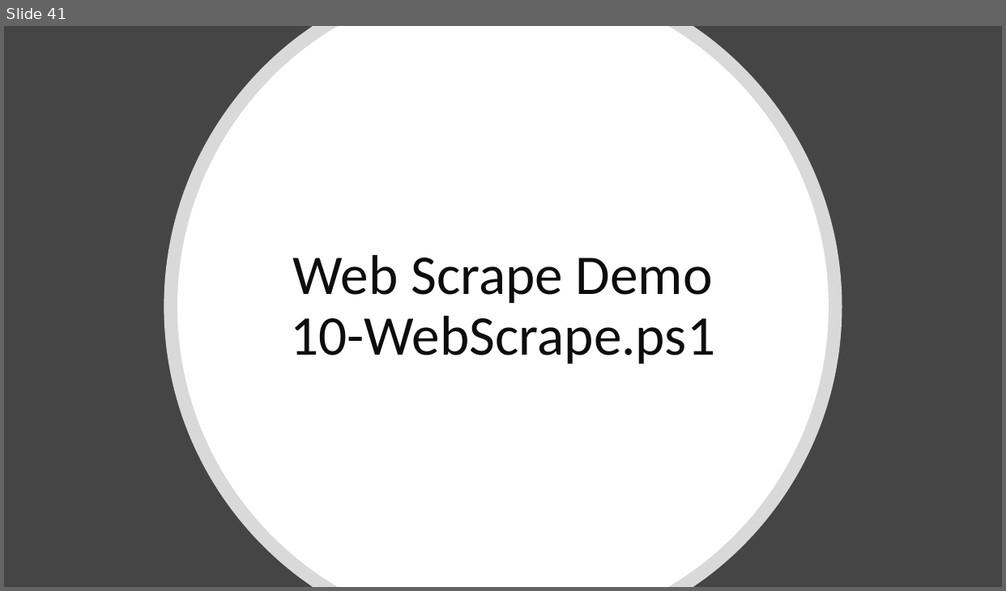
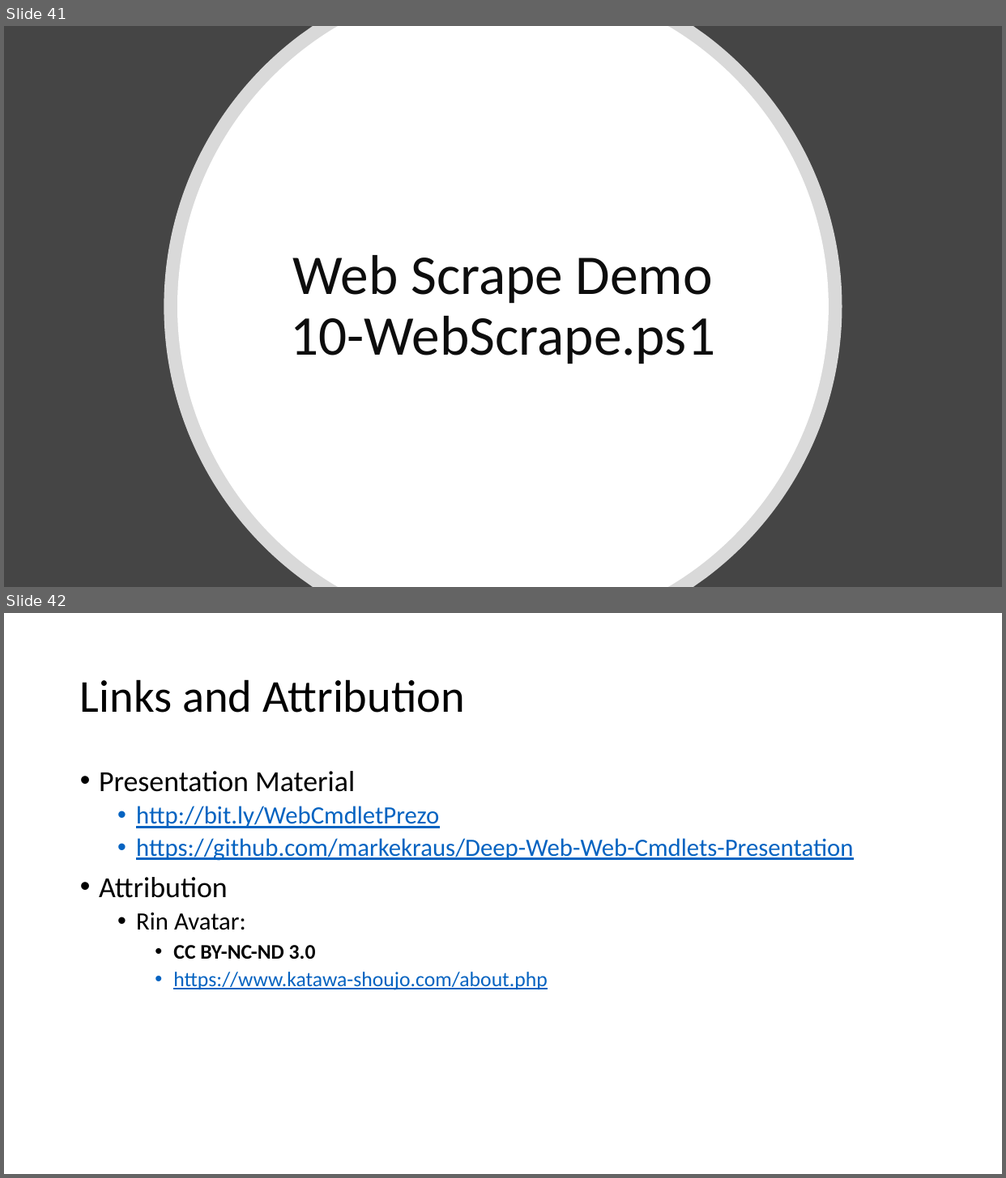
Before and after one commit to markekraus/Deep-Web-Web-Cmdlets-Presentation, a slide deck: Deep Web - Web Cmdlets Deep Dive.pptx. Shown one above the other, each under a label of ours: slide 41 before the commit, slides 41 and 42 after it. The pictures are 1006x591 and 1006x1178 pixels, drawn with LibreOffice and Linux fonts; fonts in the diff are those of the drawing; background and template pictures are left out. Boxes give left, top, right and bottom in pixels: in the first picture for what was removed or moved away, otherwise in the second. Text is boxed around its words. In the diff, an @@ line names an element or a change of style, - is before the commit and + after.

```diff
--- a/Deep Web - Web Cmdlets Deep Dive.pptx
+++ b/Deep Web - Web Cmdlets Deep Dive.pptx
@@ slide 42 added at [4, 613, 1002, 1174], background #FFFFFF @@
@@ title added at [80, 679, 465, 713], 44 pt, text #000000 @@
+Links and Attribution
@@ text added at [99, 771, 853, 990], 24 pt, text #0563C1, underline @@
+• Presentation Material
+  • http://bit.ly/WebCmdletPrezo
+  • https://github.com/markekraus/Deep-Web-Web-Cmdlets-Presentation
+• Attribution
+  • Rin Avatar:
+    • CC BY-NC-ND 3.0
+    • https://www.katawa-shoujo.com/about.php
```
Also in this commit, not shown: 2 slides changed, 1 other file.
